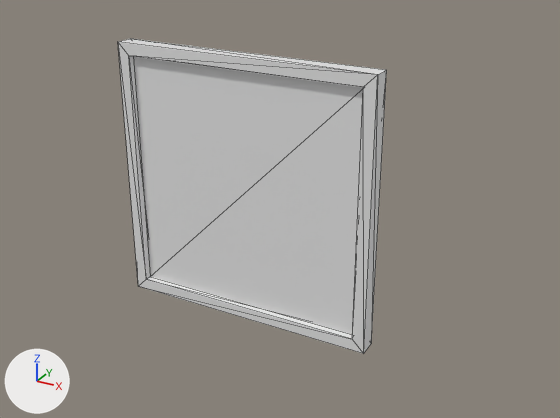
An edit to the glTF model painting.glb, drawn before and after from the same camera.
The view is the same before and after, from a camera (50 mm lens) standing at (0.711, -1.156, 0.561) and looking at (0.064, 0.021, -0.027). Arrows for +X, +Y and +Z are at lower left; the lights stay in place. Mesh edges are drawn as thin lines. Vertices at the same position are counted once.
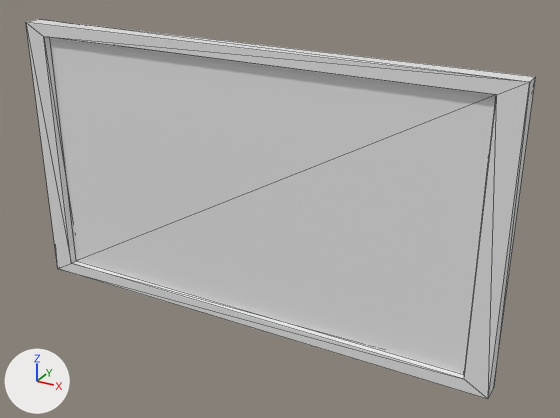
The change in detail:
me_cube_004 is used by ob_cube; location (0.0, 0.0, 0.0).
me_cube_004 had 32 vertices, 44 faces and spanned x -0.262..0.262, y -0.019..0.019, z -0.262..0.262.
me_cube_004 now has 28 vertices, 42 faces and spans x -0.496..0.496, y -0.019..0.019, z -0.279..0.279.
me_cube_004 part 1: the loose piece of 24 vertices spanning x -0.262..0.262, y -0.019..0.019, z -0.262..0.262 is scaled about its middle by (1.89, 1, 1.06).
me_cube_004 part 2: the loose piece of 4 vertices spanning x -0.237..0.237, y -0.007, z -0.237..0.237 is rebuilt with 4 vertices and now spans x -0.448..0.448, y -0.007, z -0.252..0.252.

Where the change shows, as pixel boxes [x1, y1, x2, y2] in the pictures (560 x 418 px; the box of a moved part takes in the faces that stretch with it):
'cube', reshaped (89% wider, 20% taller)
    before: [118, 38, 387, 354]
    after: [26, 19, 535, 399]
part 1 of me_cube_004, moved or reshaped
    before: [118, 38, 387, 354]
    after: [26, 19, 535, 399]
part 2 of me_cube_004, rebuilt (94% wider, 21% taller)
    before: [134, 57, 363, 335]
    after: [50, 38, 496, 374]
